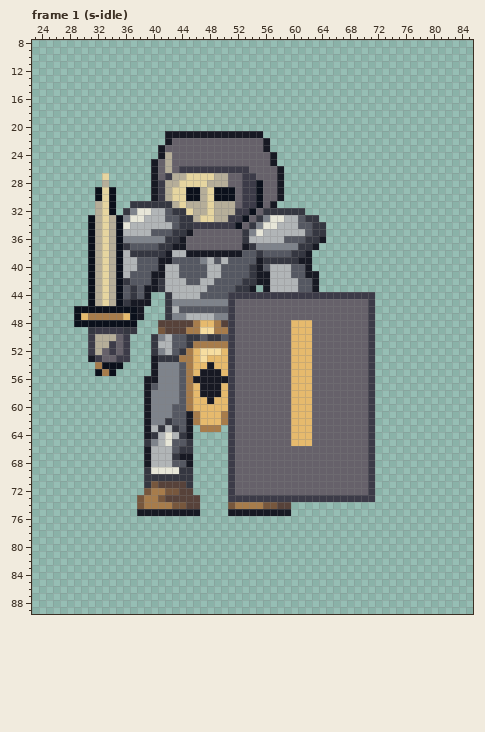
Two states of a pixel-art file, art/enemy-bones-2.aseprite. Above, as it was before the edit.
96x96 pixels, 128 frames. Colours within 5 levels of each other are drawn and written as one. Shown: frame 1 (s-idle): x 23..85, y 8..89. The commit also changed other frames, which this record leaves out.
After:
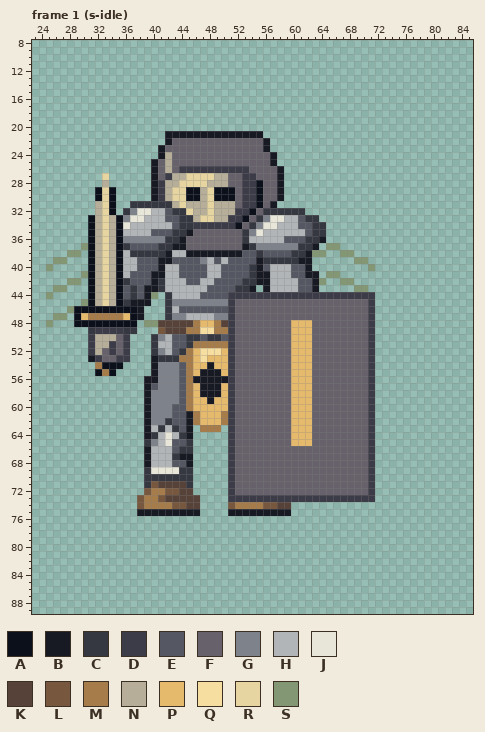
Palette (. is transparent): A #0b101b  B #171923  C #353741  D #3c3b48  E #555862  F #66616a  G #7e838b  H #b1b5b7  J #e7e6d8  K #57423a  L #77573d  M #a77c4b  N #b6ae99  P #e6ba6d  Q #f6dda0  R #e6d5a0  S #839775
Change:
Changed rows in their new state; - is an unchanged pixel.
Frame 1 (s-idle), layer "ink":
first column x 25:
37 -----S----------------------------------SS-----
38 ---SS---------------------------------SS--SS---
39 -SS-----------------------------------------SS-
40 S---------------------------------------------S
41 -----S----------------------------------SS-----
42 ---SS----------------------------------S--SS---
43 -SS-----------------------------------------SS-
44 S--------------S-------------------------------
45 -----S-----------------------------------------
46 ---S-------------------------------------------
47 -SS--------------------------------------------
48 S-------------SS-------------------------------
Where, in picture pixels (left, top, right, bottom), the same in both pictures:
added: (46, 243, 88, 327)
added: (312, 243, 375, 292)
added: (144, 292, 158, 327)
